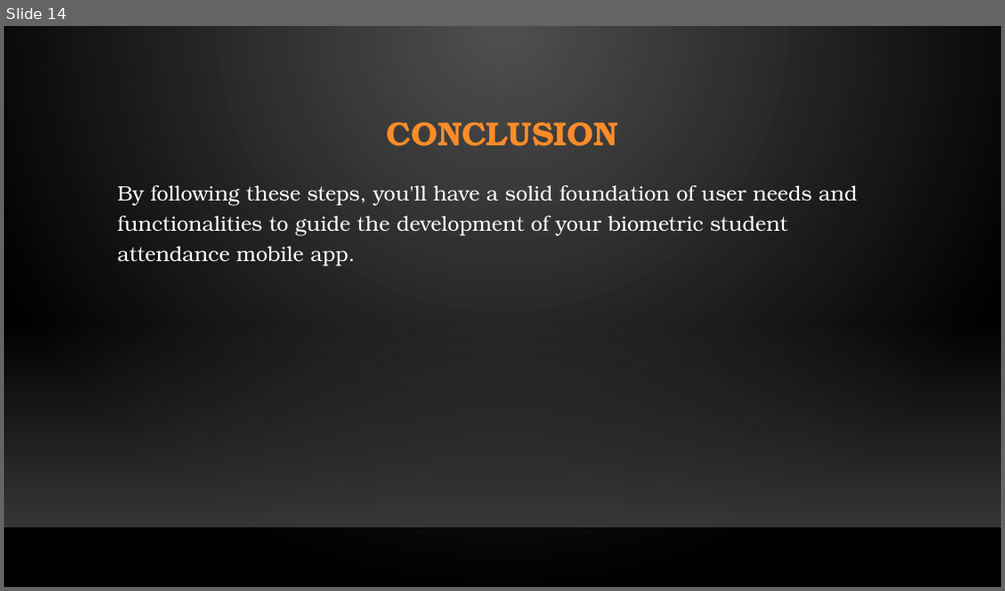
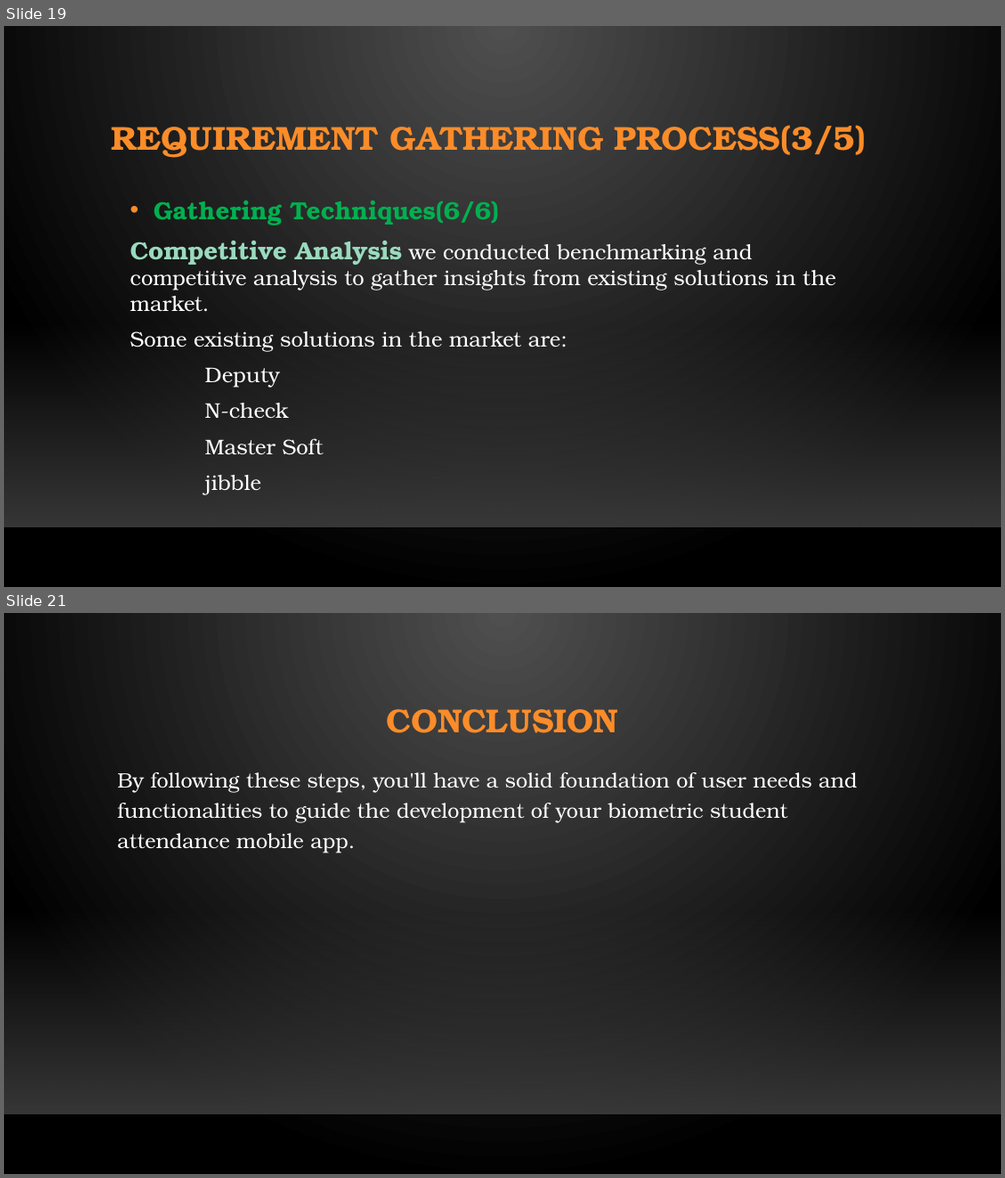
Before and after one commit to N-Jerry/Group11, a slide deck: CEF440_task[2]Group11.pptx. Shown one above the other, each under a label of ours: slide 14 before the commit, slides 19 and 21 after it; the slides between them are not shown. The pictures are 1005x591 and 1005x1178 pixels, drawn with LibreOffice and Linux fonts; fonts in the diff are those of the drawing; background and template pictures are left out. Boxes give left, top, right and bottom in pixels: in the first picture for what was removed or moved away, otherwise in the second. Text is boxed around its words. In the diff, an @@ line names an element or a change of style, - is before the commit and + after.

```diff
--- a/CEF440_task[2]Group11.pptx
+++ b/CEF440_task[2]Group11.pptx
@@ slide 19 added at box(4, 26, 1001, 587), background gradient #505050 to #000000; not listed: 2 template elements that a slide beside it also shows @@
@@ title added at box(112, 125, 866, 158), 32 pt, text #FB8C29, bold @@
+REQUIREMENT GATHERING PROCESS(3/5)
@@ text added at box(130, 200, 836, 455), 20.4 pt, text #FFFFFF @@
+• Gathering Techniques(6/6)
+Competitive Analysis we conducted benchmarking and competitive analysis to gather insights from existing solutions in the market.
+Some existing solutions in the market are:
+Deputy
+N-check
+Master Soft
+jibble
@@ what was slide 14 is now slide 21 @@
```
Also in this commit, not shown: 6 slides changed, 10 other slides added, 4 slides removed.
